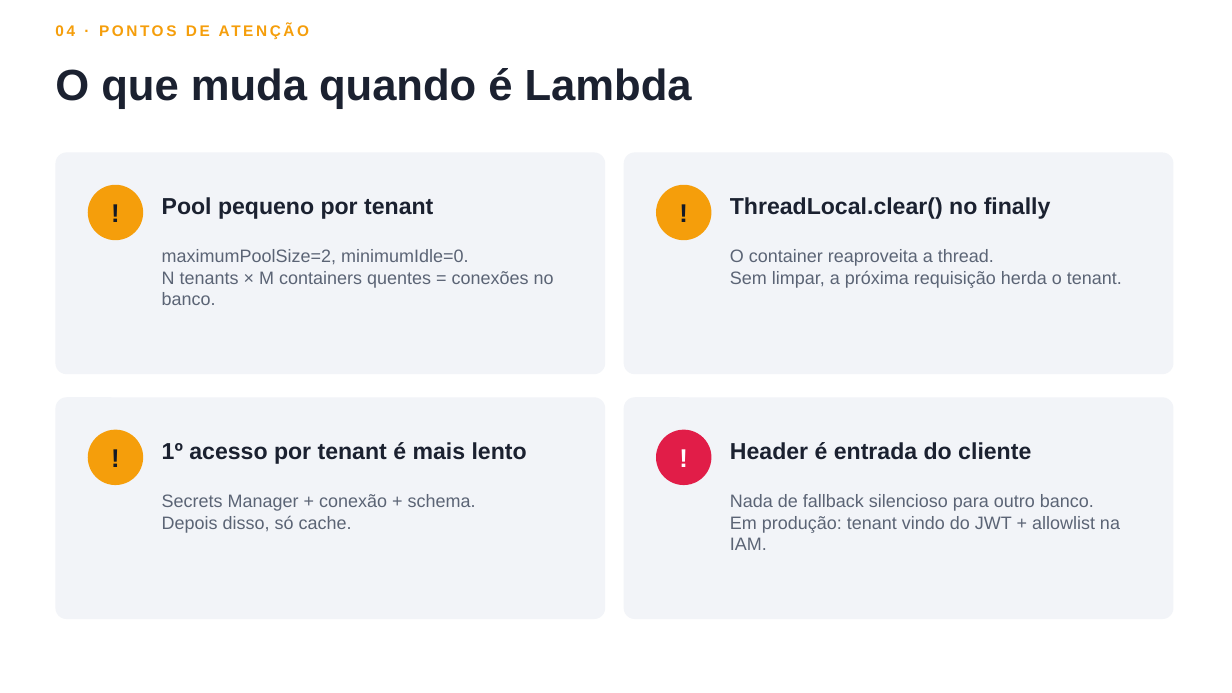
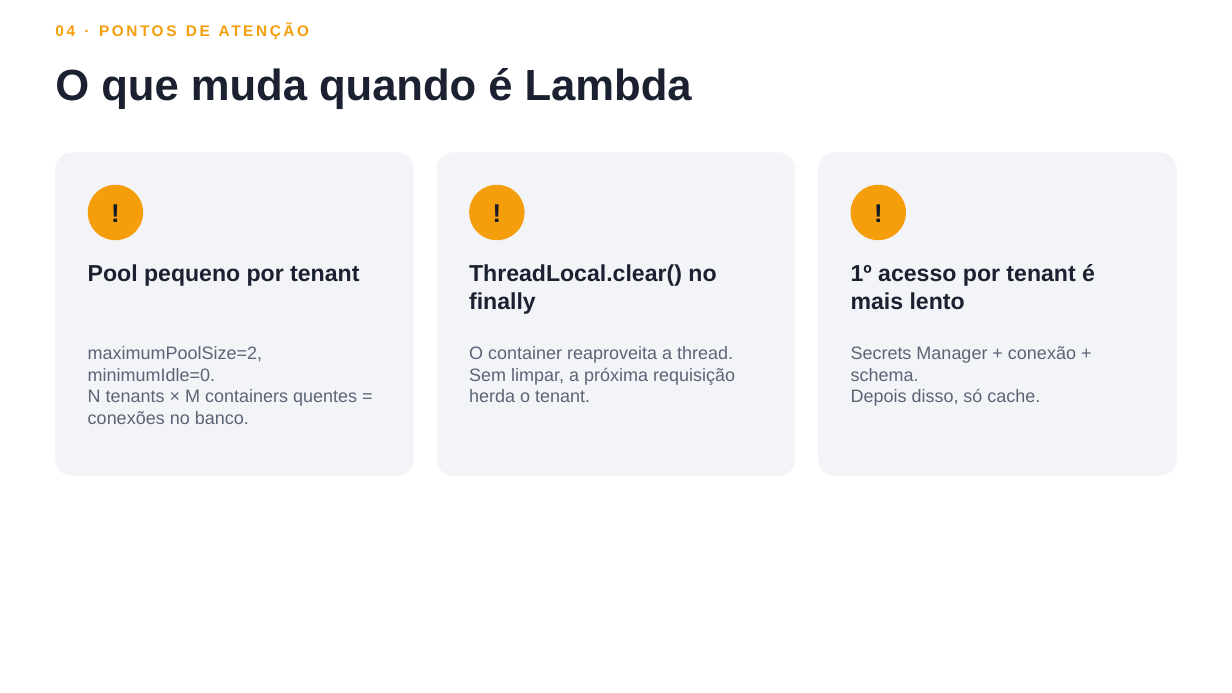
Before and after one commit to Clamant96/lambda-multitenant, a slide deck: slide 6 of docs/lambda-multitenant-workshop-apresentação-final.pptx. Drawn at 1232x693 pixels with LibreOffice and Linux fonts; fonts in the diff are those of the drawing. Boxes give left, top, right and bottom in pixels: in the first picture for what was removed or moved away, otherwise in the second. Text is boxed around its words. In the diff, an @@ line names an element or a change of style, - is before the commit and + after.

```diff
--- a/docs/lambda-multitenant-workshop-apresentação-final.pptx
+++ b/docs/lambda-multitenant-workshop-apresentação-final.pptx
@@ rounded rectangle: place and size @@
-rounded rectangle at [55,152,605,374]
+rounded rectangle at [55,152,414,476]
@@ rounded rectangle: place and size @@
-rounded rectangle at [624,152,1174,374]
+rounded rectangle at [437,152,796,476]
@@ rounded rectangle: place and size @@
-rounded rectangle at [55,397,605,619]
+rounded rectangle at [819,152,1177,476]
@@ ellipse: place and size @@
-ellipse at [656,185,712,240]
+ellipse at [470,185,525,240]
@@ text "!": place and size @@
-text "!" at [656,185,712,240]
+text "!" at [470,185,525,240]
@@ ellipse: place and size @@
-ellipse at [88,430,143,485]
+ellipse at [851,185,907,240]
@@ text "!": place and size @@
-text "!" at [88,430,143,485]
+text "!" at [851,185,907,240]
@@ text "Pool pequeno por tenant": place and size @@
-text "Pool pequeno por tenant" at [162,197,433,219]
+text "Pool pequeno por tenant" at [88,264,359,286]
@@ text "ThreadLocal.clear() no finally" rewrapped from [730,197,1051,219] to [469,264,716,314] @@
@@ text "1º acesso por tenant é ..." rewrapped from [162,442,527,464] to [851,264,1095,310] @@
@@ text "maximumPoolSize=2, minimumIdle=0." rewrapped from [162,249,554,305] to [88,346,357,424] @@
@@ text "O container reaproveita a thread." rewrapped from [730,249,1122,288] to [469,346,735,402] @@
@@ text "Secrets Manager + conexão + ..." rewrapped from [162,494,476,533] to [851,346,1076,406] @@
@@ rounded rectangle removed at [624,397,1174,619] @@
@@ ellipse removed at [656,430,712,485] @@
@@ text removed at [656,430,712,485] @@
-!
@@ text removed at [730,442,1031,460] @@
-Header é entrada do cliente
@@ text removed at [730,494,1120,550] @@
-Nada de fallback silencioso para outro banco.
-Em produção: tenant vindo do JWT + allowlist na IAM.
```
Also in this commit, not shown: 1 other slide changed, 1 slide removed, 2 other files.
